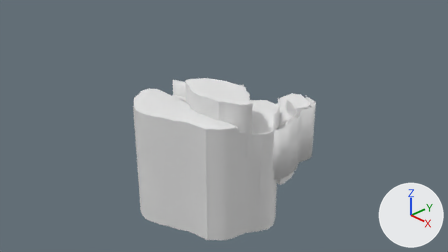
Before and after pictures for a commit that changed the Blender file Assets/Models/Map.blend.
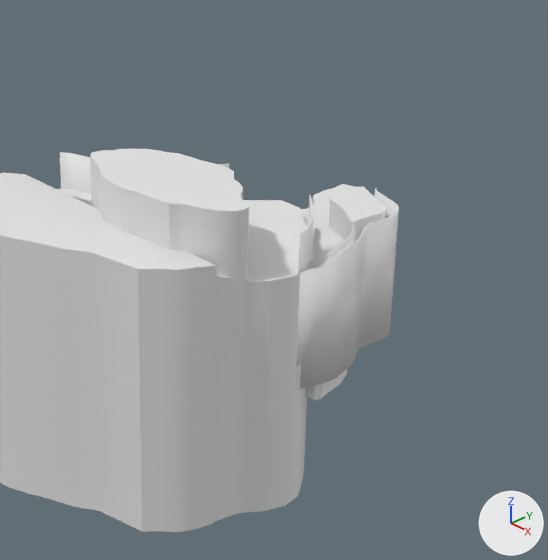
Each version is shown from the file's camera 'Camera', then close up on the part from 33% to 85% of the width and 6% to 100% of the height. Arrows for +X, +Y and +Z are at lower right; the lights stay in place.
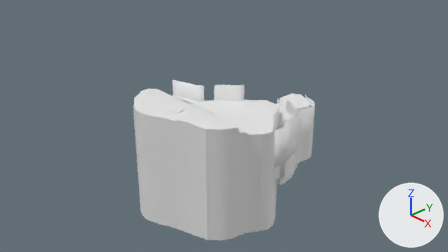
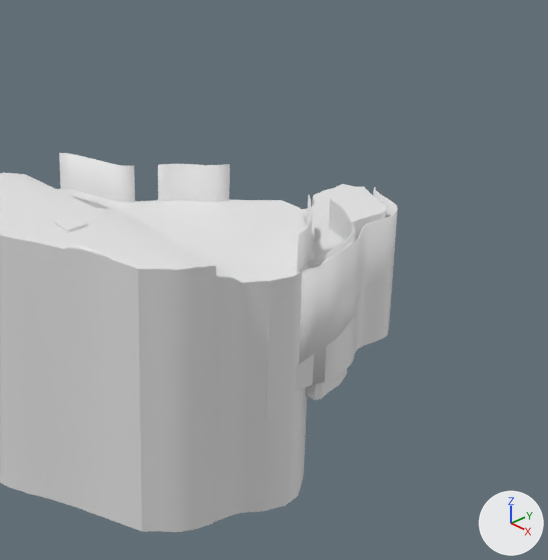
Where the change shows, as pixel boxes [x1, y1, x2, y2] in the close-ups (548 x 560 px; the box of a moved part takes in the faces that stretch with it):
'Plane.004', reshaped, moved: before [90, 149, 249, 337]; after [54, 215, 89, 232]
part 1 of me_plane_010, moved or reshaped: before [296, 187, 399, 389]; after [299, 187, 398, 385]
part 2 of me_plane_004, cut back: before [90, 149, 249, 286]; after [66, 222, 89, 232]
'Plane.005', unchanged, uncovered by the edit: before [60, 152, 314, 273]; after [59, 153, 312, 273]
'Plane.003', unchanged, uncovered by the edit: before [295, 363, 301, 390]; after [295, 259, 394, 390]

The edits, one by one:
me_plane_004 is used by ob_plane_004; location (0.0, 0.0, -0.258).
me_plane_004 had 92 vertices, 48 faces and spanned x -0.62..0.9, y -0.61..0.21, z 0.0..1.0.
me_plane_004 now has 16 vertices, 12 faces and spans x -0.4..0.22, y -0.91..-0.66, z -0.89..0.42.
me_plane_004 part 2: the whole mesh is rebuilt.
me_plane_004 part 3: the surface is now shaded flat.
me_plane_010 has 64 vertices, 30 faces and spans x -0.237..0.345, y -0.517..0.911, z -0.751..0.332.
me_plane_010 is used by ob_plane_007; location (0.913, 1.09, -0.081); rotation (0.0, 0.0, 3.142), in degrees (0, 0, 180).
Part 1, on me_plane_010:
24 faces are deleted.
24 new faces join them.
Object 'Plane.004' (ob_plane_004) moves from (0.0, 0.0, -0.258) to (0.0, 0.0, 0.0).
